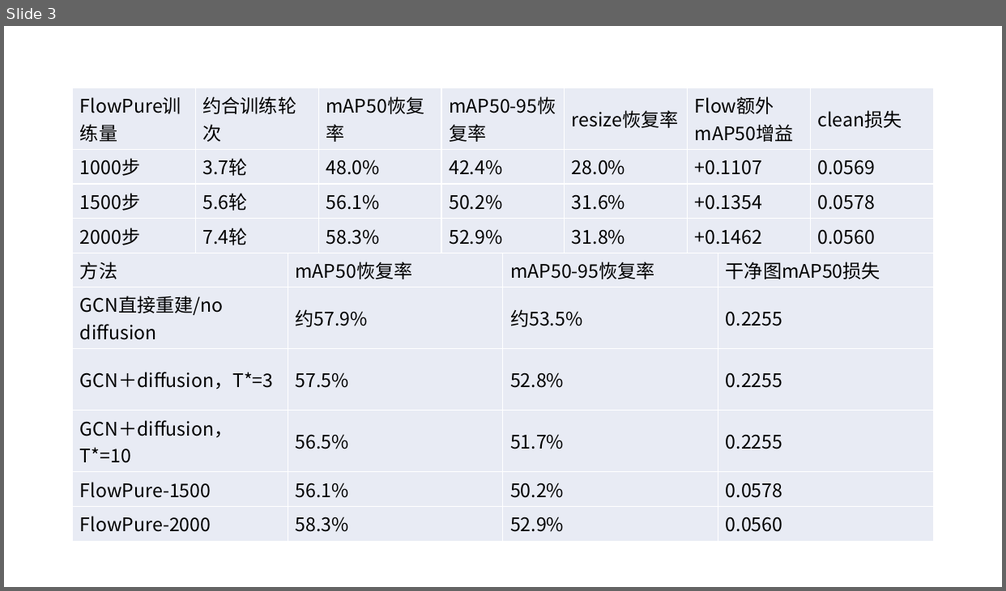
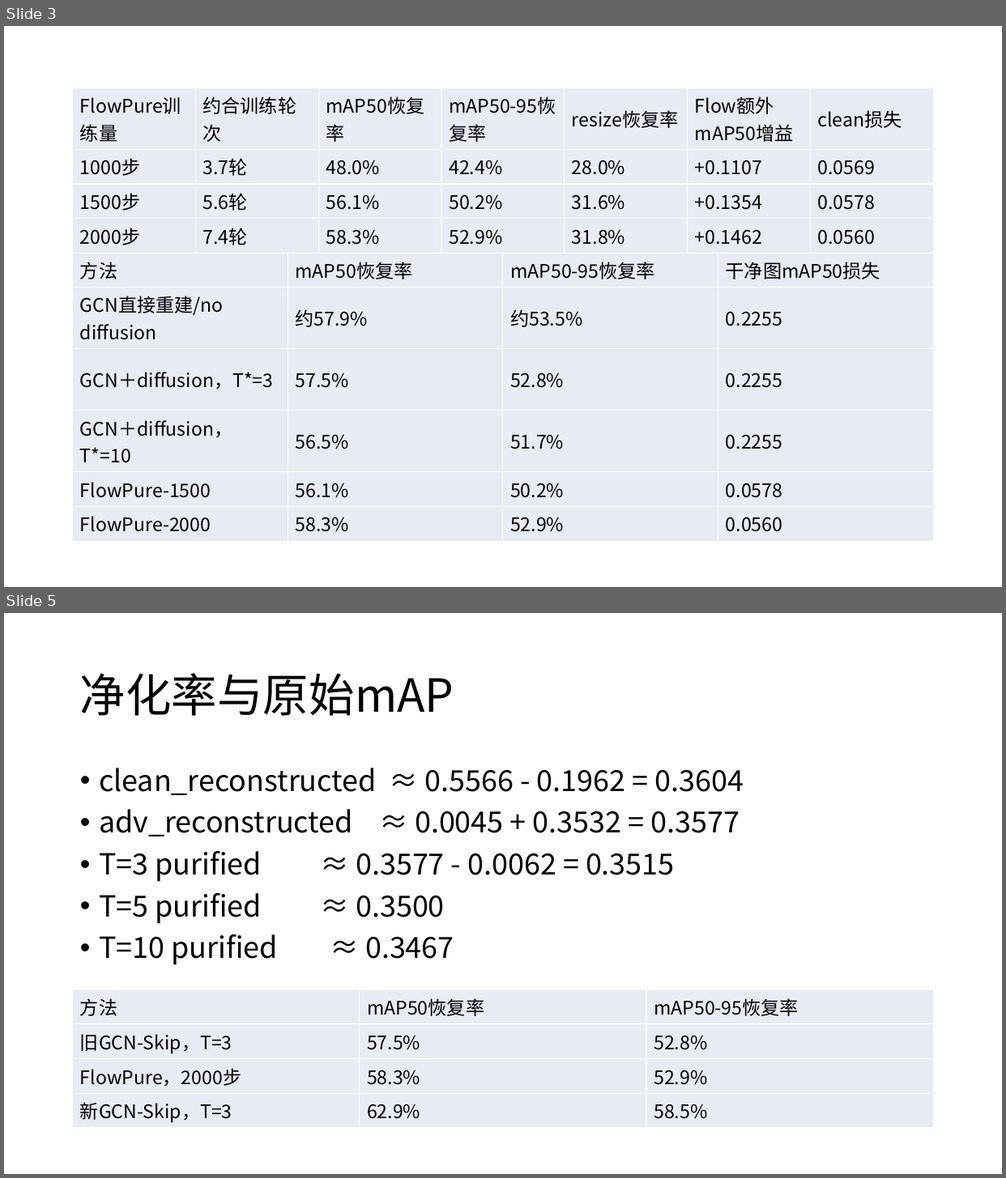
Before and after one commit to lulutianyi/CRIS, a slide deck: week_23.pptx. Shown one above the other, each under a label of ours: slide 3 before the commit, slides 3 and 5 after it; the slides between them are not shown. The pictures are 1006x591 and 1006x1178 pixels, drawn with LibreOffice and Linux fonts; fonts in the diff are those of the drawing. Boxes give left, top, right and bottom in pixels: in the first picture for what was removed or moved away, otherwise in the second. Text is boxed around its words. In the diff, an @@ line names an element or a change of style, - is before the commit and + after.

```diff
--- a/week_23.pptx
+++ b/week_23.pptx
@@ slide 5 added at (4,613,1002,1174), background #FFFFFF @@
@@ title added at (80,673,454,716), 44 pt, text #000000 @@
+净化率与原始mAP
@@ text added at (99,768,744,965), 28 pt, text #000000 @@
+• clean_reconstructed ≈ 0.5566 - 0.1962 = 0.3604
+• adv_reconstructed ≈ 0.0045 + 0.3532 = 0.3577
+• T=3 purified ≈ 0.3577 - 0.0062 = 0.3515
+• T=5 purified ≈ 0.3500
+• T=10 purified ≈ 0.3467
@@ table added at (73,990,933,1127), 4 rows, 3 columns @@
+方法 | mAP50恢复率 | mAP50-95恢复率
+旧GCN-Skip，T=3 | 57.5% | 52.8%
+FlowPure，2000步 | 58.3% | 52.9%
+新GCN-Skip，T=3 | 62.9% | 58.5%
```
Also in this commit, not shown: 3 other slides added, 1 other file.
